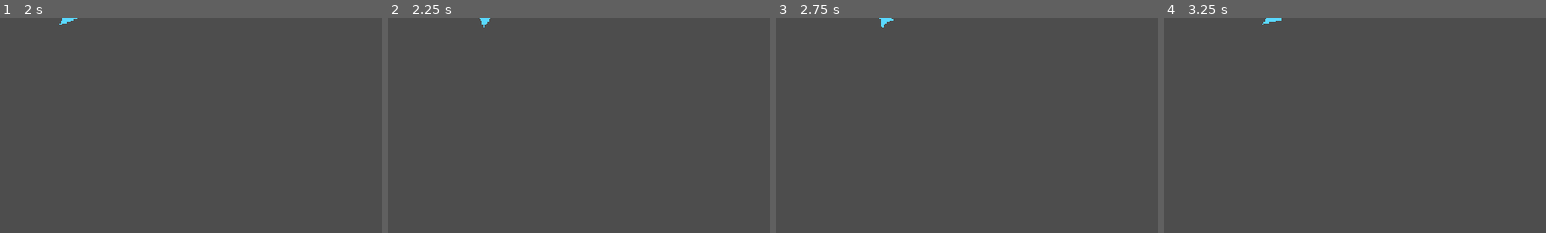
Above: before the commit, frames 1-4 (left to right).
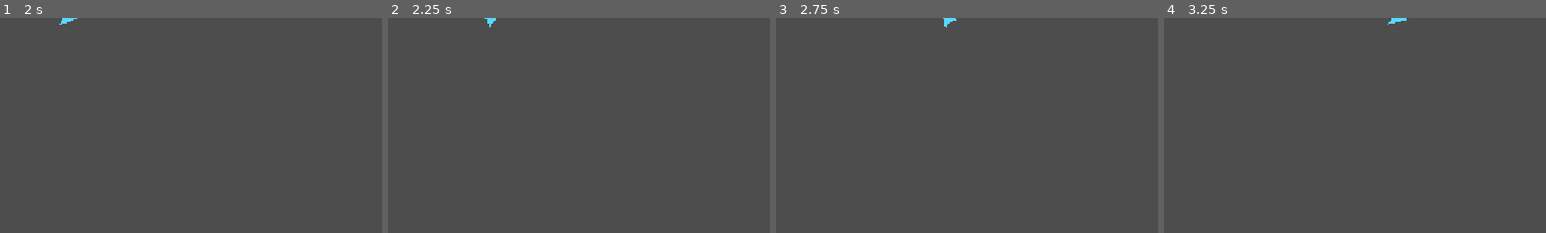
Above: after the commit, the same moments.

Repository: Bbran4/SpaceDelivery
Game: Godot game, scene res://Scenes/Player/player_ship.tscn
Same seed, same stepped clock (60 frames per second), same inputs: the game is played once before the commit and once after it. The project has no main scene, so this scene is started directly.
Inputs:
- Up to frame 1 (2 s): tap Enter at 0.5 s; hold W (up) from 0.53 s (still down); tap Space at 1.25 s
- Up to frame 2 (2.25 s): tap Enter at 2 s; release W (up) at 2.03 s; hold A (left) from 2.03 s (still down)
- Up to frame 3 (2.75 s): keep holding A (left)
- Up to frame 4 (3.25 s): keep holding A (left); tap Space at 2.75 s
The pictures show only the part of the screen within x 14-64%, y 0-50%; the shares and areas given below are measured in that part.

Frame 1 is identical in both runs. In frame 2, 0.1% of the frame differs, in the area x 24-29%, y 0-5%; in frame 3, 0.2%; in frame 4, 0.2%, in the area x 25-64%, y 0-4%.

Commit message:
Refine ship movement with thrust, inertia, and drag

Diff:
--- a/Scripts/ship.gd
+++ b/Scripts/ship.gd
@@ -28,7 +28,10 @@
 
 @export_group("Movement")
 @export_range(0.0, 10000.0, 1.0) var movement_speed: float = 220.0
+## Acceleration applied along the ship's facing direction when thrust is used.
 @export_range(0.0, 10000.0, 1.0) var acceleration: float = 500.0
+## Passive slowdown applied while no thrust input is active, in pixels per second squared.
+@export_range(0.0, 2000.0, 1.0) var linear_drag: float = 35.0
 ## Maximum turning speed in degrees per second.
 @export_range(0.0, 1440.0, 1.0) var turn_rate: float = 180.0
 
@@ -88,8 +91,12 @@
 func _apply_movement(delta: float) -> void:
 	rotation += deg_to_rad(turn_rate) * _turn_input * delta
 
-	var desired_velocity : Vector2 = _movement_input * movement_speed
-	velocity = velocity.move_toward(desired_velocity, acceleration * delta)
+	if not _movement_input.is_zero_approx():
+		velocity += _movement_input * acceleration * delta
+	else:
+		velocity = velocity.move_toward(Vector2.ZERO, linear_drag * delta)
+
+	velocity = velocity.limit_length(movement_speed)
 
 
 ## Damage consumes shields first, then hull. Negative damage is ignored.
